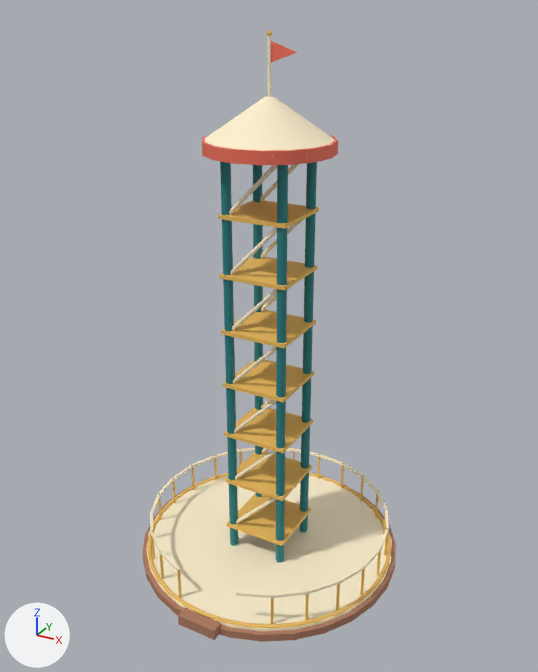
The glTF model games/brightway-park/public/art/models/ride_dropzone.glb as it was, and as the next commit left it.
Camera for both pictures: a 50 mm lens placed at (8.56, -15.58, 14.54), pointed at (0.07, -0.15, 6.82). Arrows for +X, +Y and +Z are at lower left; the lights stay in place. The picture after the commit comes second. Where no turn or scale is listed for an object, it has been applied to the vertices. Vertices at exactly the same position are counted once.

Objects in the first picture: 'ride_dropzone_0', 'ride_dropzone_1', 'ride_dropzone_2', 'ride_dropzone_3', 'ride_dropzone_4', 'ride_dropzone_5'.
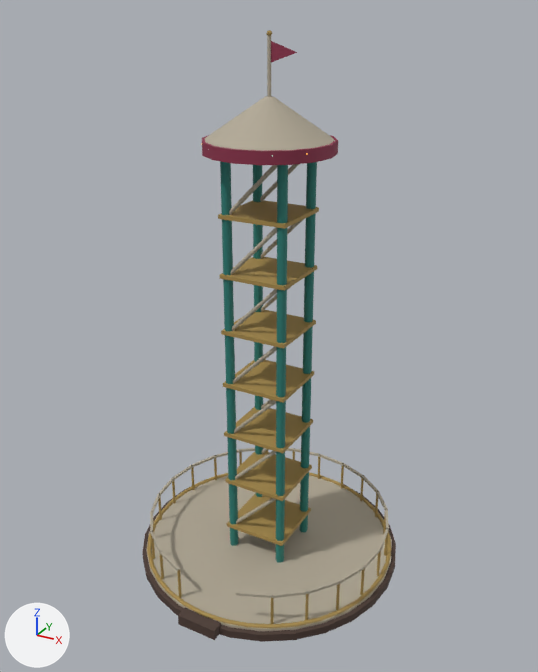
The change, as a diff of the scene's bpy script:
```diff
--- a/games/brightway-park/public/art/models/ride_dropzone.glb.py
+++ b/games/brightway-park/public/art/models/ride_dropzone.glb.py
@@ mat_material_0 @@
 mat_material_0 = principled_material('Material_0')
-mat_material_0.base_color = (0.418, 0.191, 0.117)  # brown #ad7960
+mat_material_0.base_color = (0.0742, 0.0437, 0.0331)  # brown #4d3b33
 mat_material_0.roughness = 0.72
@@ mat_material_1 @@
 mat_material_1 = principled_material('Material_1')
-mat_material_1.base_color = (1.0, 0.88, 0.624)  # beige #fff1cf
+mat_material_1.base_color = (0.44, 0.392, 0.301)  # grey #b1a895
 mat_material_1.roughness = 0.72
@@ mat_material_2 @@
 mat_material_2 = principled_material('Material_2')
-mat_material_2.base_color = (0.847, 0.503, 0.107)  # orange #edbc5c
+mat_material_2.base_color = (0.381, 0.254, 0.0685)  # brown #a68a4a
 mat_material_2.roughness = 0.72
@@ mat_material_4 @@
 mat_material_4 = principled_material('Material_4')
-mat_material_4.base_color = (0.863, 0.162, 0.0999)  # red #ef7059
+mat_material_4.base_color = (0.262, 0.0284, 0.0685)  # red #8c2f4a
 mat_material_4.roughness = 0.72
@@ mat_material_5 @@
 mat_material_5 = principled_material('Material_5')
-mat_material_5.base_color = (0.863, 0.162, 0.0999)  # red #ef7059
+mat_material_5.base_color = (0.347, 0.913, 0.687)  # green #9ff5d8
 mat_material_5.roughness = 0.72
+mat_material_5.emission_strength = 1.0
@@ mat_material_7 @@
+mat_material_7 = principled_material('Material_7')
+mat_material_7.base_color = (0.262, 0.0284, 0.0685)  # red #8c2f4a
+mat_material_7.roughness = 0.72
@@ me_mesh_5 @@
 # used by ob_ride_dropzone_5; location = (0.0, 0.0, 0.0)
-me_mesh_5.from_pydata(...)  # 3 vertices, 1 face; spans x 0.0..0.7, y 0.0, z 13.42..13.9
+me_mesh_5.from_pydata(...)  # 72 vertices, 120 faces; spans x -1.572..1.572, y -1.371..1.371, z 11.578..11.722
+# me_mesh_5 part 1: 3 vertices removed from x 0.0..0.7, y 0.0, z 13.42..13.9
+# other edits to the shape of me_mesh_5 do not show in these pictures
 me_mesh_5.materials.append(mat_material_5)
@@ me_mesh_7 @@
+me_mesh_7.from_pydata([(0.7, 0.0, 13.66), (0.0, 0.0, 13.9), (0.0, 0.0, 13.42)], [], [(0, 1, 2)])
+me_mesh_7.materials.append(mat_material_7)  # red #8c2f4a
@@ ob_ride_dropzone_7 @@
+ob_ride_dropzone_7 = bpy.data.objects.new('ride_dropzone_7', me_mesh_7)
+ob_ride_dropzone_7.location = (0.0, 0.0, 0.0)
```

Location of each change, [x1, y1, x2, y2] in pixels of the pictures (538 x 672 px):
'ride_dropzone_1', recoloured (beige to grey)
    both: [146, 35, 392, 631]
'ride_dropzone_2', recoloured
    both: [147, 30, 392, 628]
'ride_dropzone_0', recoloured
    both: [142, 479, 396, 642]
'ride_dropzone_4', recoloured (darker)
    both: [202, 135, 338, 165]
'ride_dropzone_5', recoloured, surface changed
    both: [208, 41, 297, 156]
'ride_dropzone_7', added
    after: [271, 41, 297, 62]
part 1 of me_mesh_5, deleted
    before: [271, 41, 297, 62]
